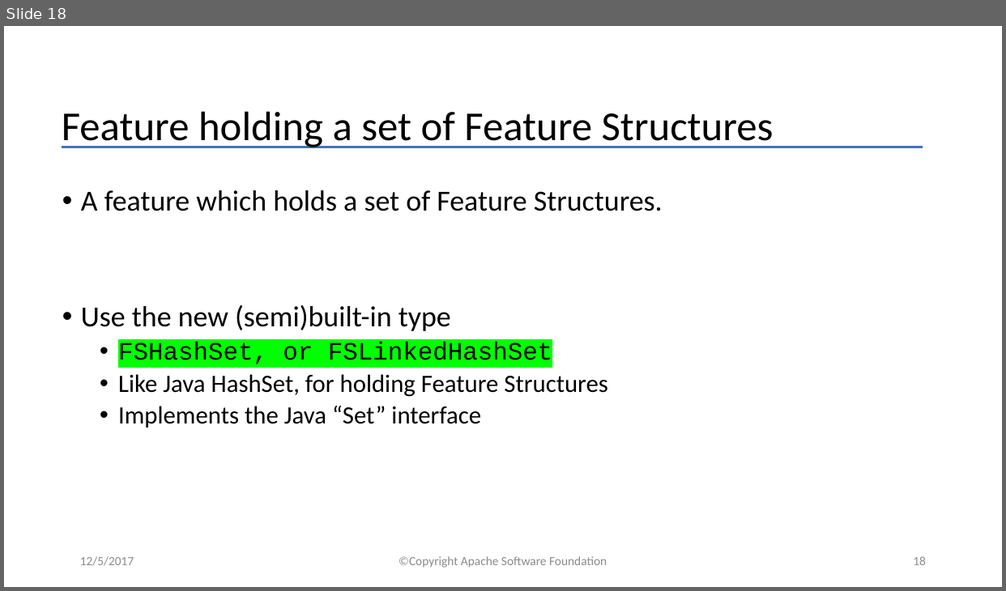
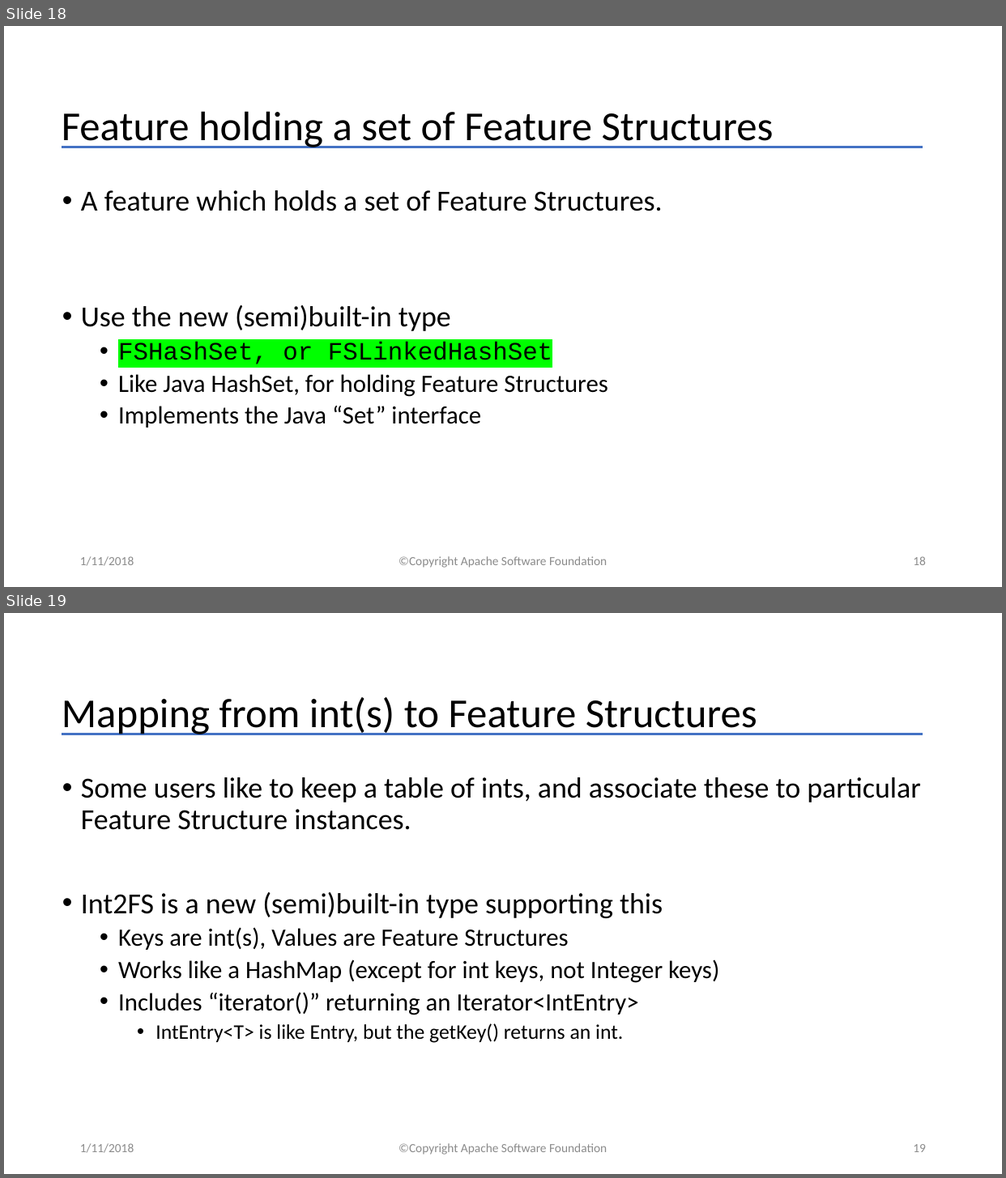
Before and after one commit to apache/uima-site, a slide deck: docs/downloads/uv3/UIMA_V3_Programmers_Solutions.pptx. Shown one above the other, each under a label of ours: slide 18 before the commit, slides 18 and 19 after it. The pictures are 1006x591 and 1006x1178 pixels, drawn with LibreOffice and Linux fonts; fonts in the diff are those of the drawing. Boxes give left, top, right and bottom in pixels: in the first picture for what was removed or moved away, otherwise in the second. Text is boxed around its words. In the diff, an @@ line names an element or a change of style, - is before the commit and + after.

```diff
--- a/docs/downloads/uv3/UIMA_V3_Programmers_Solutions.pptx
+++ b/docs/downloads/uv3/UIMA_V3_Programmers_Solutions.pptx
@@ slide 19 added at bbox=[4, 613, 1002, 1174], background #FFFFFF; not listed: 1 template element that a slide beside it also shows @@
@@ title added at bbox=[62, 697, 757, 735], 39.6 pt, text #000000 @@
+Mapping from int(s) to Feature Structures
@@ text added at bbox=[81, 777, 920, 1043], 24 pt, text #000000 @@
+• Some users like to keep a table of ints, and associate these to particular Feature Structure instances.
+• Int2FS is a new (semi)built-in type supporting this
+  • Keys are int(s), Values are Feature Structures
+  • Works like a HashMap (except for int keys, not Integer keys)
+  • Includes “iterator()” returning an Iterator<IntEntry>
+    • IntEntry<T> is like Entry, but the getKey() returns an int.
@@ text added at bbox=[80, 1144, 134, 1153], 12 pt, text #8C8C8C @@
+1/11/2018
@@ text added at bbox=[398, 1144, 607, 1155], 12 pt, text #8C8C8C @@
+©Copyright Apache Software Foundation
@@ page number added at bbox=[913, 1144, 926, 1152], 12 pt, text #8C8C8C @@
+19
@@ slide 18 changed as well @@
@@ text at bbox=[80, 557, 134, 566]: text changed @@
-12/5/2017
+1/11/2018
```
Also in this commit, not shown: 29 other slides changed, 11 other files.
